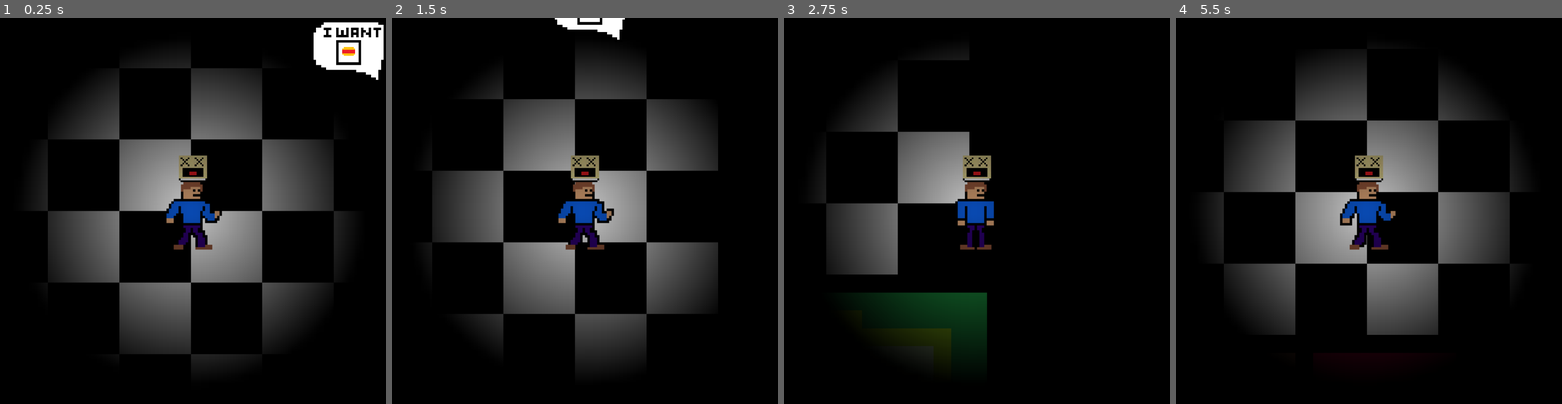
Above: before the commit, frames 1-4 (left to right).
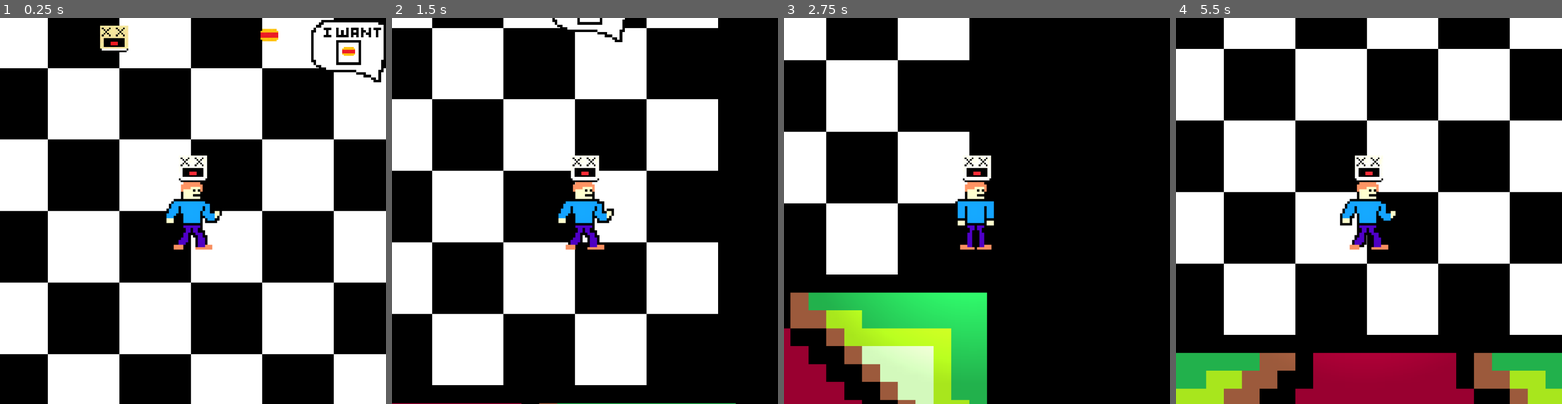
Above: after the commit, the same moments.

Repository: Vektor-Studios/Hackclub-Haven
Game: Godot game, scene res://Scenes/game.tscn
The game is run twice, just before and just after one commit, with the same random seed, the same clock (stepped at 60 frames per second) and the same inputs. The engine's default icon, where the game draws it, is replaced by a stand-in: a white triangle on a blue panel in a dark square.
Inputs:
- Up to frame 1 (0.25 s): no input
- Up to frame 2 (1.5 s): hold D (right) 0.53-1.28 s; hold S (down) from 1.28 s (still down)
- Up to frame 3 (2.75 s): release S (down) at 2.03 s; hold D (right) from 2.03 s (still down)
- Up to frame 4 (5.5 s): release D (right) at 2.78 s; hold W (up) 2.78-3.53 s; hold A (left) 3.53-5.03 s; hold S (down) from 5.03 s (still down)

The runs differ from the first frame. In frame 1, 50% of the frame differs, in the area x 0-100%, y 0-100%; in frame 2, 40%; in frame 3, 30%; in frame 4, 53%.

Commit message:
Food Item Update

Diff:
--- a/Scenes/game.tscn
+++ b/Scenes/game.tscn
@@ -22,6 +22,7 @@
 scale = Vector2(1.5, 1.5)
 
 [node name="CanvasModulate" type="CanvasModulate" parent="." unique_id=1043050218]
+visible = false
 color = Color(0, 0, 0, 1)
 
 [node name="Player" parent="." unique_id=1714150782 instance=ExtResource("1_ebmjs")]
@@ -40,5 +41,21 @@
 [node name="SpeechBubble" parent="Player/CanvasLayer" unique_id=1949044896 instance=ExtResource("3_wrm1d")]
 position = Vector2(4191, 219)
 
-[node name="FoodItemPickup" parent="." unique_id=624916689 instance=ExtResource("2_qxrlw")]
-position = Vector2(419, 238)
+[node name="FoodItemPickup2" parent="." unique_id=624916689 instance=ExtResource("2_qxrlw")]
+position = Vector2(3515, 108)
+item_id = 1
+
+[node name="FoodItemPickup" parent="." unique_id=1256564101 instance=ExtResource("2_qxrlw")]
+position = Vector2(3106, 102)
+
+[node name="FoodItemPickup4" parent="." unique_id=1207343284 instance=ExtResource("2_qxrlw")]
+position = Vector2(3100, 786)
+item_id = 3
+
+[node name="FoodItemPickup5" parent="." unique_id=1954803490 instance=ExtResource("2_qxrlw")]
+position = Vector2(3101, 450)
+item_id = 4
+
+[node name="FoodItemPickup3" parent="." unique_id=1262434873 instance=ExtResource("2_qxrlw")]
+position = Vector2(3901, 103)
+item_id = 2
--- a/Scripts/food_item_pickup.gd
+++ b/Scripts/food_item_pickup.gd
@@ -18,4 +18,3 @@
 	if item_id != null:
 		body.current_food = item_id
 		body.reload_sprite()
-	queue_free()
Not shown: 1 places in Scenes/food_item_pickup.tscn that only renumber resources
